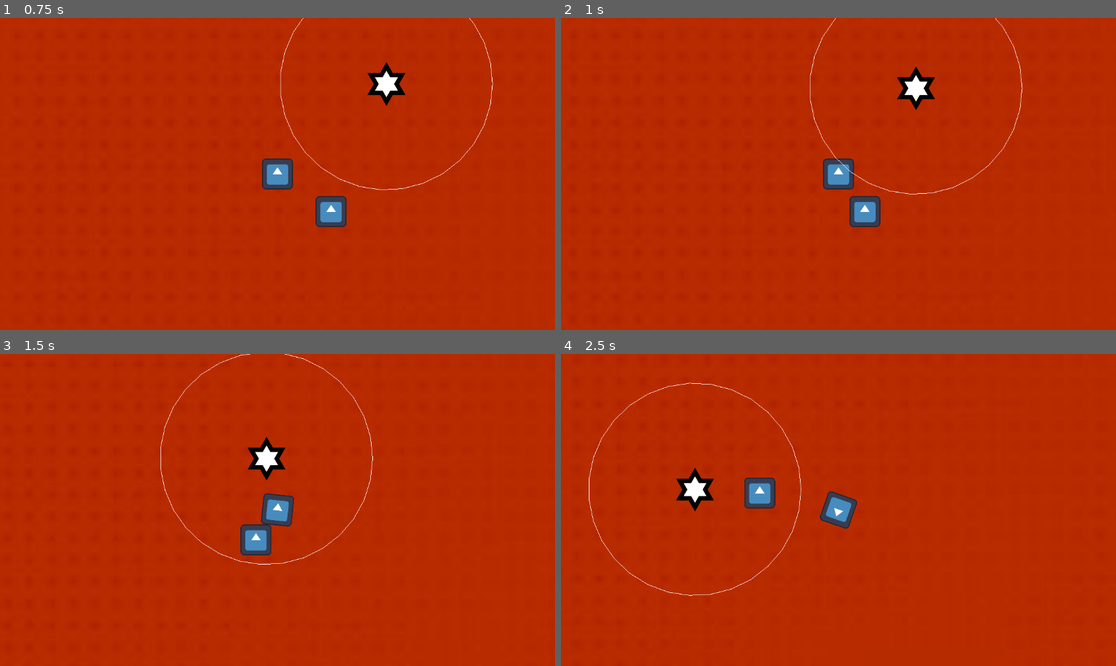
Above: before the commit, frames 1-4 (two rows, left to right).
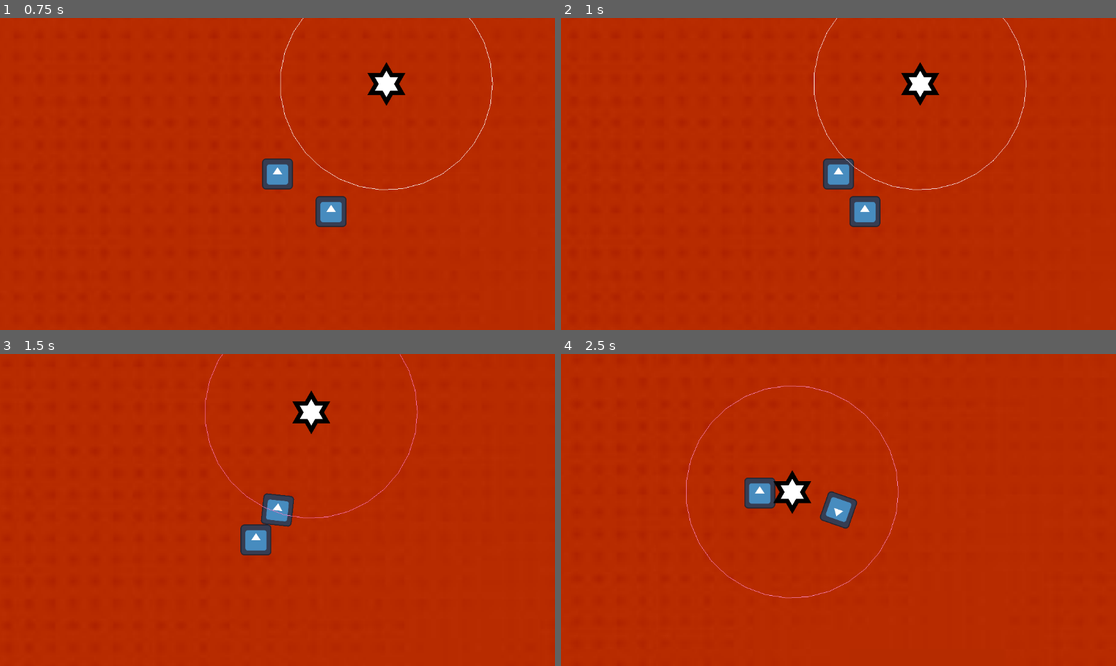
Above: after the commit, the same moments.

Repository: MarkusSecundus/GlobalJam_2026
Game: Godot game, scene res://maps/test_map.tscn
The game is run twice, just before and just after one commit, with the same random seed, the same clock (stepped at 60 frames per second) and the same inputs. The engine's default icon, where the game draws it, is replaced by a stand-in: a white triangle on a blue panel in a dark square.
Inputs:
- Up to frame 1 (0.75 s): tap Enter at 0.5 s; hold D (Right) from 0.53 s (still down)
- Up to frame 2 (1 s): keep holding D (Right)
- Up to frame 3 (1.5 s): release D (Right) at 1.28 s; hold S (Down) from 1.28 s (still down)
- Up to frame 4 (2.5 s): release S (Down) at 2.03 s; hold D (Right) from 2.03 s (still down)

Frame 1 is identical in both runs. In frame 2, 0.9% of the frame differs, in the area x 44-84%, y 0-57%; in frame 3, 1.5%; in frame 4, 1.6%, in the area x 5-61%, y 9-79%.

Commit message:
enemy update

Diff:
--- a/prefabs/enemy.gd
+++ b/prefabs/enemy.gd
@@ -3,6 +3,9 @@
 # if nonzero = moving towards the player
 var attack_dir: Vector2 = Vector2.ZERO
 
+# 0 to 1.0 - full aggro
+var aggro_level: float = 0.0
+var detected_player: Node2D = null
 
 # Called when the node enters the scene tree for the first time.
 func _ready() -> void:
@@ -10,19 +13,35 @@
 
 func _physics_process(delta: float) -> void:
 	if attack_dir.length_squared() > 0:
-		apply_central_impulse(500.0 * attack_dir)
+		apply_central_impulse(-self.linear_velocity) # kill any velocity we had
+		apply_central_impulse(1000.0 * attack_dir)
 		attack_dir = Vector2.ZERO
 	pass
 
 func _draw() -> void:
+	var col = lerp(Color.WHITE, Color.DEEP_PINK, aggro_level)
 	draw_arc($PlayerDamageArea.position,
 			$PlayerDetectArea/CollisionShape2D.shape.radius,
-			0, TAU, 32, Color.WHITE)
+			0, TAU, 32, col)
 	pass
 
 # Called every frame. 'delta' is the elapsed time since the previous frame.
 func _process(delta: float) -> void:
-	pass
+	var initial_aggro_level = aggro_level
+	if detected_player:
+		aggro_level += 1.0 * delta
+	else:
+		aggro_level -= 0.5 * delta
+	aggro_level = clampf(aggro_level, 0.0, 1.0)
+
+	if aggro_level != initial_aggro_level:
+		queue_redraw()
+
+	# detected_player should always be there, but just in case
+	if detected_player and aggro_level >= 1.0:
+		attack_dir = (detected_player.global_position - self.position).normalized()
+		aggro_level = 0.0
+
 
 
 func _on_player_damage_area_body_entered(body: Node2D) -> void:
@@ -30,6 +49,12 @@
 
 
 func _on_player_detect_area_body_entered(body: Node2D) -> void:
-	if NodeUtils.get_ancestor_of_type(body, Player):
-		attack_dir = (body.global_position - self.position).normalized()
-	pass # Replace with function body.
+	# do I need to use Jakub's helper?
+	# if NodeUtils.get_ancestor_of_type(body, Player):
+	if body is Player:
+		detected_player = body
+
+
+func _on_player_detect_area_body_exited(body: Node2D) -> void:
+	if body is Player:
+		detected_player = null
--- a/prefabs/enemy.tscn
+++ b/prefabs/enemy.tscn
@@ -47,4 +47,5 @@
 shape = SubResource("CircleShape2D_yfjof")
 
 [connection signal="body_entered" from="PlayerDetectArea" to="." method="_on_player_detect_area_body_entered"]
+[connection signal="body_exited" from="PlayerDetectArea" to="." method="_on_player_detect_area_body_exited"]
 [connection signal="body_entered" from="PlayerDamageArea" to="." method="_on_player_damage_area_body_entered"]
Not shown: 1 places in maps/test_map.tscn that only renumber resources
